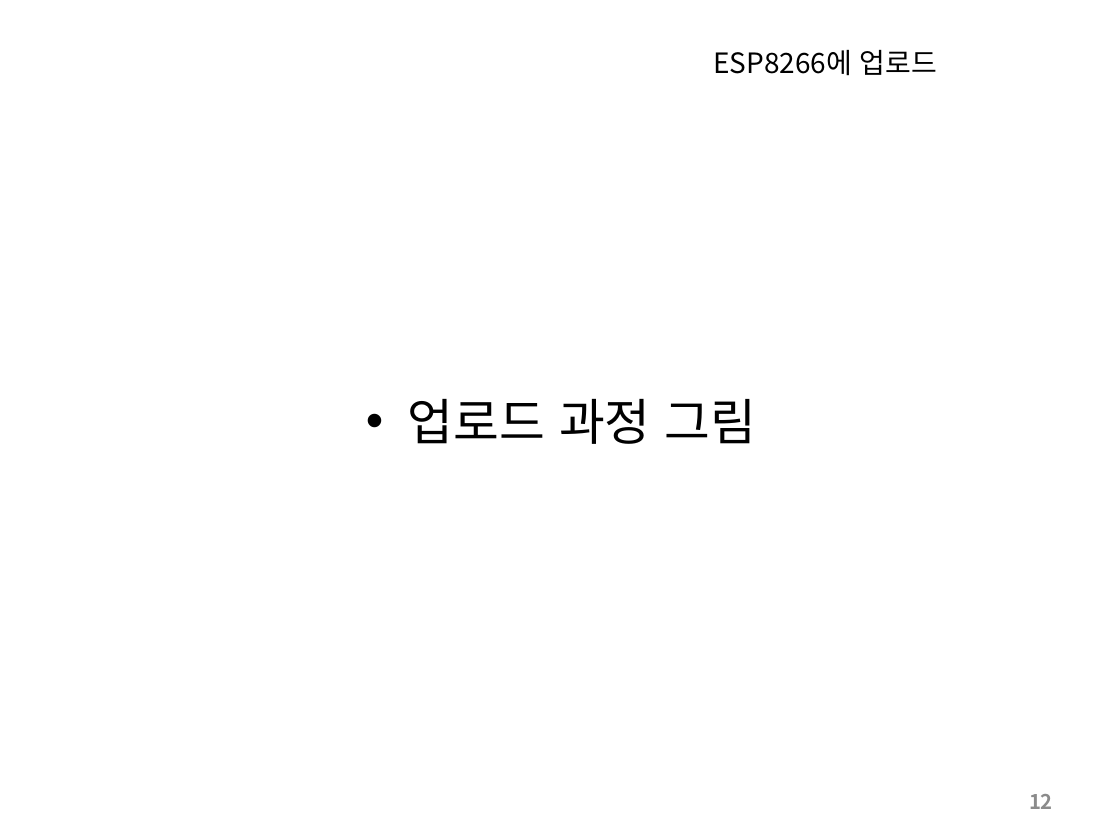
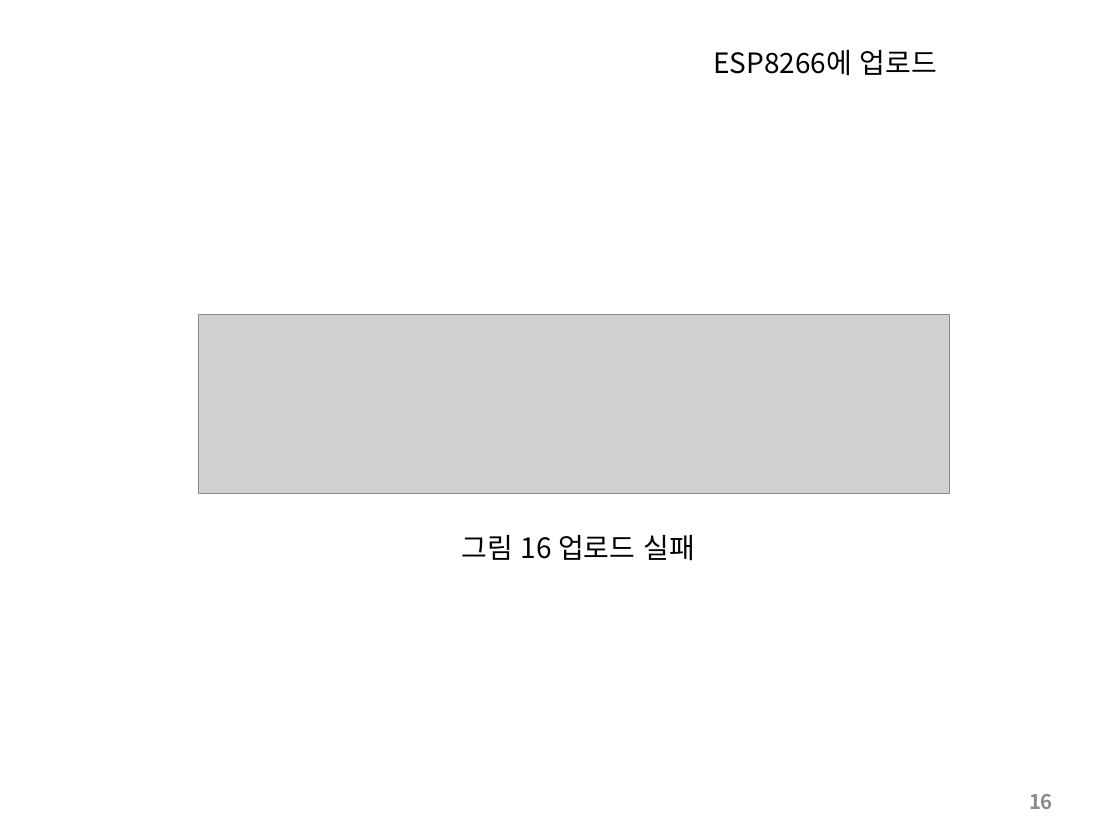
Before and after one commit to SleeperKKY/ESP8266, a slide deck: slide 16 of ESP8266 Direct Coding.pptx (slide 12 before the commit). Drawn at 1120x840 pixels with LibreOffice and Linux fonts; fonts in the diff are those of the drawing; grey boxes stand for pictures. Boxes give left, top, right and bottom in pixels: in the first picture for what was removed or moved away, otherwise in the second. Text is boxed around its words. In the diff, an @@ line names an element or a change of style, - is before the commit and + after.

```diff
--- a/ESP8266 Direct Coding.pptx
+++ b/ESP8266 Direct Coding.pptx
@@ picture added at (198,315,950,494) @@
@@ text removed at (408,399,757,444) @@
-• 업로드 과정 그림
@@ text added at (462,535,695,561), 18 pt, text #000000 @@
+그림 16 업로드 실패
@@ page number at (1029,794,1053,809): text changed @@
-12
+16
```
Also in this commit, not shown: 8 other slides changed, 5 slides added.
